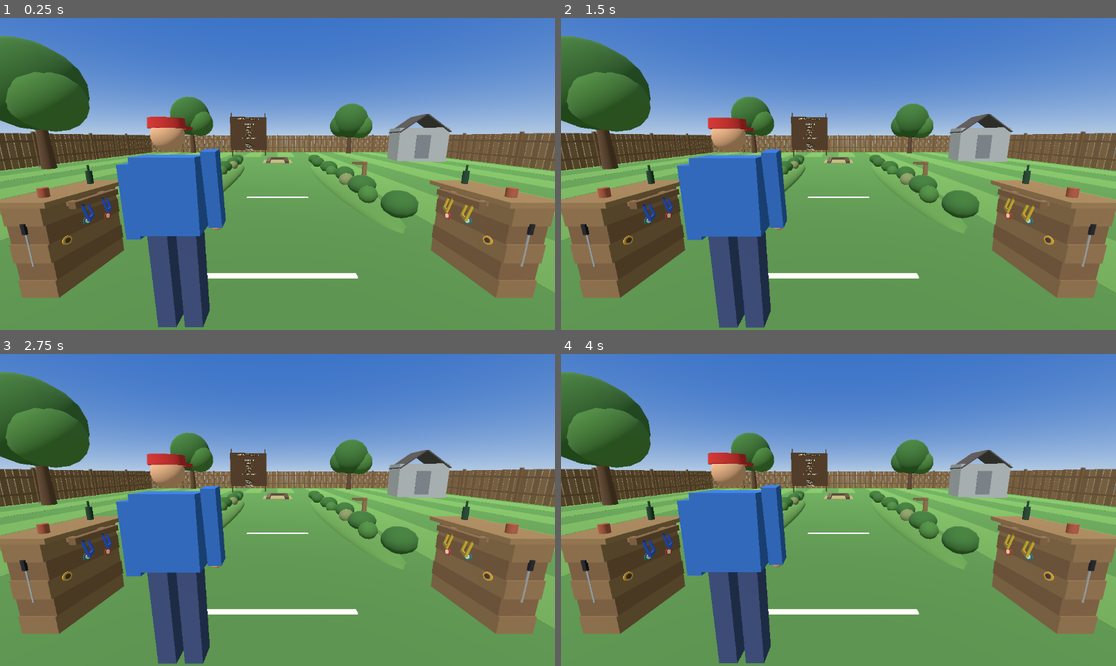
Above: before the commit, frames 1-4 (two rows, left to right).
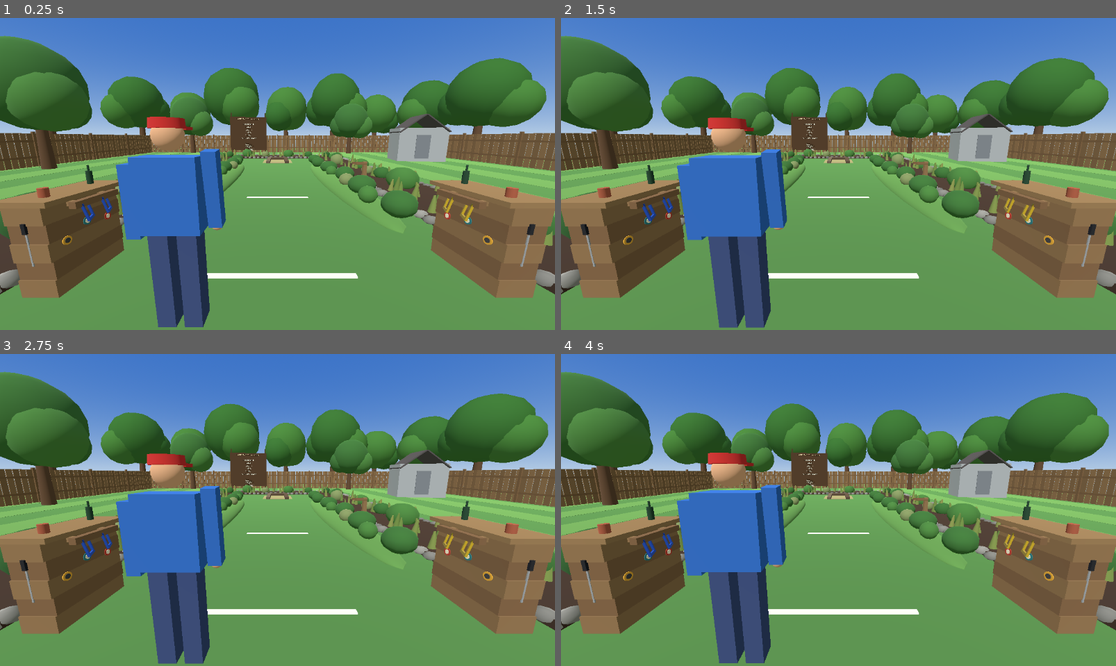
Above: after the commit, the same moments.

Repository: SibioJak/vr-horseshoes
Game: Godot game, scene res://main.tscn
Same seed, same stepped clock (60 frames per second), same inputs: the game is played once before the commit and once after it.
Inputs:
- Up to frame 1 (0.25 s): no input
- Up to frame 2 (1.5 s): no input
- Up to frame 3 (2.75 s): no input
- Up to frame 4 (4 s): no input

The runs differ from the first frame. In frame 1, 13% of the frame differs, in the area x 0-100%, y 12-89%; in frame 2, 13%; in frame 3, 13%; in frame 4, 13%.

Commit message:
Stage 2 / Stage A (checkpoint 1): the ground - planting beds, stone edging, background tree line with sway
Mulched beds ring the yard outside the berm rows and behind the pit
(layout as data tables in main.gd; irregular stone edging walked along
the bed edges; shrubs in three low-poly forms, ornamental grass tufts
and restrained flower clusters ride in as coloured MultiMeshes - one
draw call per family). Beyond the fence, 17 background trees in the
yard's established forms; their canopies wear a sway shader (GPU TIME,
world-position phase, ~1-2 degrees of lean, no per-frame script).
Everything visual only - no collision anywhere; stations, peg, board,
pit and berms untouched. Logic suite gains the numeric footprint
guards: beds vs corridor/box/station/peg/pit keep-outs, trees beyond
the fence and on the ground plane. Logic 280/280.

Diff:
--- a/scripts/main.gd
+++ b/scripts/main.gd
@@ -1146,6 +1146,339 @@
 				0.39 if big else 0.35, float(shrub_z[i]))
 			shrub.scale = Vector3(sxz, 0.8 if big else 0.85, sxz)
 			row.add_child(shrub)
+
+	_build_stage_a()
+
+
+## Stage 2 / Stage A - THE GROUND (Chris's living perimeter,
+## first judgeable stage): mulched planting beds with irregular
+## stone edging ring the yard outside the berm rows and across
+## the far end behind the pit, and a tree line stands beyond
+## the fence with a slow canopy sway. Stage B (pavilion, fire
+## pit, time of day, birds, sand plume) is a LATER pass - none
+## of it is built here. Everything in this stage is VISUAL
+## ONLY: plain mesh instances and MultiMeshes, no collision
+## anywhere, no script per frame beyond the sway shader's own
+## TIME. The layout lives in the two static tables below so
+## the logic suite can guard every footprint numerically
+## against the corridor, the stations, the peg and the pit.
+## The BUBBA stations, the peg, the board and the berms are
+## untouched in position and function - the stations' fate is
+## Chris's verdict on this stage's look.
+
+## Bed rectangles as [x0, z0, x1, z1]. Side beds sit outside
+## the berm rows (berm outer toe |x| 2.60; station timbers
+## reach |x| 2.54, the peg post 2.31 - both clear of the inner
+## edge at 2.78); the far bed crosses behind the pit, clear of
+## the back tie's outer face (z -13.35) and of the board
+## (z -16.2), with grass gaps both sides of it.
+static func stage_a_bed_rects() -> Array:
+	return [
+		[-4.60, -13.85, -2.78, 1.80],
+		[2.78, -13.85, 4.60, 1.80],
+		[-4.60, -15.70, 4.60, -13.85],
+	]
+
+
+## Background tree line: [position, scale] pairs. Every trunk
+## stands OUTSIDE the fence rectangle (x +/-13, z -20/+7) and
+## on the ground plane (x +/-20, z -30..18).
+static func stage_a_tree_spots() -> Array:
+	return [
+		[Vector3(-16.0, 0.0, -23.5), 1.75],
+		[Vector3(-10.5, 0.0, -24.5), 1.45],
+		[Vector3(-5.0, 0.0, -22.8), 1.90],
+		[Vector3(1.0, 0.0, -24.0), 1.55],
+		[Vector3(6.5, 0.0, -23.2), 1.80],
+		[Vector3(12.0, 0.0, -24.6), 1.40],
+		[Vector3(17.0, 0.0, -23.0), 1.65],
+		[Vector3(-16.5, 0.0, -14.0), 1.50],
+		[Vector3(-17.0, 0.0, -6.0), 1.80],
+		[Vector3(-16.0, 0.0, 3.0), 1.35],
+		[Vector3(16.5, 0.0, -16.0), 1.60],
+		[Vector3(17.0, 0.0, -7.0), 1.45],
+		[Vector3(16.0, 0.0, 2.0), 1.85],
+		[Vector3(-11.0, 0.0, 12.5), 1.55],
+		[Vector3(-3.0, 0.0, 13.5), 1.80],
+		[Vector3(5.0, 0.0, 12.0), 1.40],
+		[Vector3(13.0, 0.0, 13.0), 1.70],
+	]
+
+
+func _build_stage_a() -> void:
+	var stage_a := Node3D.new()
+	stage_a.name = "StageA"
+	scenery_root.add_child(stage_a)
+	# Fixed seed: the yard plants the same way every run, and
+	# the suites count on the placement staying put.
+	var rng := RandomNumberGenerator.new()
+	rng.seed = 20261107
+	_build_stage_a_beds(stage_a, rng)
+	_build_stage_a_trees(stage_a, rng)
+
+
+## One coloured MultiMesh from parallel transform/colour
+## lists - the stage's workhorse for anything planted or laid
+## by the dozen (stones, shrubs, tufts, flower dots): one
+## node, one mesh, one draw call per family.
+func _stage_a_multimesh(parent: Node, mname: String, mesh: Mesh,
+		tfs: Array, cols: Array) -> MultiMeshInstance3D:
+	var mm := MultiMesh.new()
+	mm.transform_format = MultiMesh.TRANSFORM_3D
+	mm.use_colors = true
+	mm.mesh = mesh
+	mm.instance_count = tfs.size()
+	for i: int in tfs.size():
+		var tf: Transform3D = tfs[i]
+		mm.set_instance_transform(i, tf)
+		var c: Color = cols[i]
+		mm.set_instance_color(i, c)
+	var mat := StandardMaterial3D.new()
+	mat.albedo_color = Color(1.0, 1.0, 1.0)
+	mat.vertex_color_use_as_albedo = true
+	var mmi := MultiMeshInstance3D.new()
+	mmi.name = mname
+	mmi.multimesh = mm
+	mmi.material_override = mat
+	parent.add_child(mmi)
+	return mmi
+
+
+func _build_stage_a_beds(parent: Node, rng: RandomNumberGenerator) -> void:
+	var beds := Node3D.new()
+	beds.name = "Beds"
+	parent.add_child(beds)
+	var mulch_mat := _mat(Color(0.24, 0.17, 0.11))
+	var rects: Array = stage_a_bed_rects()
+	for rect: Array in rects:
+		var bx0: float = float(rect[0])
+		var bz0: float = float(rect[1])
+		var bx1: float = float(rect[2])
+		var bz1: float = float(rect[3])
+		_box(beds, Vector3((bx0 + bx1) * 0.5, 0.05, (bz0 + bz1) * 0.5),
+			Vector3(bx1 - bx0, 0.10, bz1 - bz0), mulch_mat)
+
+	# --- Stone edging: irregular low-poly stones walked along
+	# the U's inner and outer edges plus the two end caps at
+	# the pitching end - the design feed's hand-laid border.
+	# One unit-sphere mesh squashed per stone; grey varies per
+	# instance.
+	var inner_line: Array = [Vector2(2.78, 1.80), Vector2(2.78, -13.85),
+		Vector2(-2.78, -13.85), Vector2(-2.78, 1.80)]
+	var outer_line: Array = [Vector2(4.60, 1.80), Vector2(4.60, -15.70),
+		Vector2(-4.60, -15.70), Vector2(-4.60, 1.80)]
+	var stone_segs: Array = []
+	for li: int in inner_line.size() - 1:
+		var ia: Vector2 = inner_line[li]
+		var ib: Vector2 = inner_line[li + 1]
+		stone_segs.append([ia, ib])
+	for li: int in outer_line.size() - 1:
+		var oa: Vector2 = outer_line[li]
+		var ob: Vector2 = outer_line[li + 1]
+		stone_segs.append([oa, ob])
+	stone_segs.append([Vector2(2.78, 1.80), Vector2(4.60, 1.80)])
+	stone_segs.append([Vector2(-4.60, 1.80), Vector2(-2.78, 1.80)])
+	var stone_tfs: Array = []
+	var stone_cols: Array = []
+	for seg: Array in stone_segs:
+		var a2: Vector2 = seg[0]
+		var b2: Vector2 = seg[1]
+		var seg_len: float = a2.distance_to(b2)
+		var dir2: Vector2 = (b2 - a2) / seg_len
+		var perp2 := Vector2(-dir2.y, dir2.x)
+		var d: float = 0.15
+		while d < seg_len - 0.05:
+			var p2: Vector2 = a2 + dir2 * d + perp2 * rng.randf_range(-0.03, 0.03)
+			var s: float = rng.randf_range(0.11, 0.17)
+			var eul := Vector3(rng.randf_range(-0.15, 0.15),
+				rng.randf_range(0.0, TAU), rng.randf_range(-0.15, 0.15))
+			stone_tfs.append(Transform3D(
+				Basis.from_euler(eul).scaled(Vector3(s, s * 0.55, s * 0.85)),
+				Vector3(p2.x, 0.085, p2.y)))
+			var g: float = rng.randf_range(0.42, 0.60)
+			stone_cols.append(Color(g, g * 0.99, g * 0.96))
+			d += rng.randf_range(0.26, 0.34)
+	var stone_mesh := SphereMesh.new()
+	stone_mesh.radius = 1.0
+	stone_mesh.height = 2.0
+	stone_mesh.radial_segments = 7
+	stone_mesh.rings = 4
+	_stage_a_multimesh(beds, "Stones", stone_mesh, stone_tfs, stone_cols)
+
+	# --- Shrubs: three low-poly forms in the yard's greens,
+	# dotted down each bed's length - variety by form, scale,
+	# yaw and tint, the lane rows' language grown denser.
+	var shrub_radii: Array = [0.34, 0.26, 0.30]
+	var shrub_pal: Array = [Color(0.22, 0.42, 0.18), Color(0.27, 0.48, 0.21),
+		Color(0.48, 0.54, 0.34), Color(0.17, 0.35, 0.15)]
+	var shrub_tfs: Array = [[], [], []]
+	var shrub_cols: Array = [[], [], []]
+	var shrub_pts: Array = []
+	for rect: Array in rects:
+		var x0: float = float(rect[0])
+		var z0: float = float(rect[1])
+		var x1: float = float(rect[2])
+		var z1: float = float(rect[3])
+		var w: float = x1 - x0
+		var dep: float = z1 - z0
+		var n_shrubs: int = int(maxf(w, dep) / 1.35)
+		for i: int in n_shrubs:
+			var t: float = (float(i) + 0.5 + rng.randf_range(-0.25, 0.25)) / float(n_shrubs)
+			var px: float
+			var pz: float
+			if dep >= w:
+				px = (x0 + x1) * 0.5 + rng.randf_range(-0.45, 0.45)
+				pz = z0 + t * dep
+			else:
+				px = x0 + t * w
+				pz = (z0 + z1) * 0.5 + rng.randf_range(-0.40, 0.40)
+			var form: int = rng.randi_range(0, 2)
+			var r: float = float(shrub_radii[form])
+			var sc: float = rng.randf_range(0.85, 1.35)
+			var ys: float = rng.randf_range(0.72, 0.90)
+			var pos := Vector3(px, 0.10 + r * sc * ys * 0.72, pz)
+			var form_tfs: Array = shrub_tfs[form]
+			form_tfs.append(Transform3D(
+				Basis.from_euler(Vector3(0.0, rng.randf_range(0.0, TAU), 0.0)).scaled(Vector3(sc, sc * ys, sc)),
+				pos))
+			var form_cols: Array = shrub_cols[form]
+			var pc: Color = shrub_pal[rng.randi_range(0, shrub_pal.size() - 1)]
+			form_cols.append(pc)
+			shrub_pts.append(pos)
+	var shrub_segs: Array = [9, 9, 7]
+	var shrub_rings: Array = [6, 6, 5]
+	for form: int in 3:
+		var sm := SphereMesh.new()
+		var sr: float = float(shrub_radii[form])
+		sm.radius = sr
+		sm.height = sr * 2.0
+		sm.radial_segments = int(shrub_segs[form])
+		sm.rings = int(shrub_rings[form])
+		_stage_a_multimesh(beds, "Shrubs%d" % form, sm, shrub_tfs[form], shrub_cols[form])
+
+	# --- Ornamental grass tufts: tapered straw-green spikes,
+	# scattered through the beds at ~2 per square metre.
+	var tuft_tfs: Array = []
+	var tuft_cols: Array = []
+	var tuft_straw := Color(0.52, 0.55, 0.28)
+	var tuft_green := Color(0.38, 0.50, 0.22)
+	for rect: Array in rects:
+		var x0: float = float(rect[0])
+		var z0: float = float(rect[1])
+		var x1: float = float(rect[2])
+		var z1: float = float(rect[3])
+		var n_tufts: int = int((x1 - x0) * (z1 - z0) * 2.0)
+		for i: int in n_tufts:
+			var sc: float = rng.randf_range(0.8, 1.35)
+			var eul := Vector3(rng.randf_range(-0.12, 0.12),
+				rng.randf_range(0.0, TAU), rng.randf_range(-0.12, 0.12))
+			tuft_tfs.append(Transform3D(
+				Basis.from_euler(eul).scaled(Vector3(sc, sc, sc)),
+				Vector3(rng.randf_range(x0 + 0.18, x1 - 0.18),
+					0.10 + 0.21 * sc - 0.05,
+					rng.randf_range(z0 + 0.18, z1 - 0.18))))
+			tuft_cols.append(tuft_straw.lerp(tuft_green, rng.randf()))
+	var tuft_mesh := CylinderMesh.new()
+	tuft_mesh.top_radius = 0.02
+	tuft_mesh.bottom_radius = 0.09
+	tuft_mesh.height = 0.42
+	tuft_mesh.radial_segments = 7
+	_stage_a_multimesh(beds, "Tufts", tuft_mesh, tuft_tfs, tuft_cols)
+
+	# --- Flowering accents: small dot clusters at shrub bases,
+	# one restrained colour per cluster (white, lavender,
+	# muted coral, soft yellow - the feed's planting palette).
+	var flower_pal: Array = [Color(0.92, 0.90, 0.85), Color(0.62, 0.55, 0.78),
+		Color(0.80, 0.45, 0.38), Color(0.85, 0.72, 0.35)]
+	var flower_tfs: Array = []
+	var flower_cols: Array = []
+	for pt: Vector3 in shrub_pts:
+		if rng.randf() > 0.65:
+			continue
+		var fc: Color = flower_pal[rng.randi_range(0, flower_pal.size() - 1)]
+		var n_dots: int = rng.randi_range(4, 7)
+		for i: int in n_dots:
+			var off := Vector3(rng.randf_range(-0.34, 0.34), 0.0,
+				rng.randf_range(-0.34, 0.34))
+			if off.length() > 0.36:
+				continue
+			var sc: float = rng.randf_range(0.8, 1.3)
+			flower_tfs.append(Transform3D(
+				Basis.from_euler(Vector3.ZERO).scaled(Vector3(sc, sc, sc)),
+				Vector3(pt.x + off.x, rng.randf_range(0.16, 0.36), pt.z + off.z)))
+			flower_cols.append(fc.lightened(rng.randf_range(0.0, 0.15)))
+	var flower_mesh := SphereMesh.new()
+	flower_mesh.radius = 0.035
+	flower_mesh.height = 0.07
+	flower_mesh.radial_segments = 6
+	flower_mesh.rings = 4
+	_stage_a_multimesh(beds, "Flowers", flower_mesh, flower_tfs, flower_cols)
+
+
+func _build_stage_a_trees(parent: Node, rng: RandomNumberGenerator) -> void:
+	var trees := Node3D.new()
+	trees.name = "Trees"
+	parent.add_child(trees)
+	# Yard trees' forms, one shared trunk and one shared unit
+	# canopy; the canopies wear the sway shader (see
+	# sway_canopy.gdshader) - the ONLY thing in the yard that
+	# moves, and it moves on the GPU.
+	var trunk_mat := _mat(Color(0.35, 0.25, 0.16))
+	var trunk_mesh := CylinderMesh.new()
+	trunk_mesh.top_radius = 0.14
+	trunk_mesh.bottom_radius = 0.22
+	trunk_mesh.height = 2.2
+	trunk_mesh.radial_segments = 8
+	var canopy_mesh := SphereMesh.new()
+	canopy_mesh.radius = 1.0
+	canopy_mesh.height = 2.0
+	canopy_mesh.radial_segments = 10
+	canopy_mesh.rings = 7
+	var sway_shader: Shader = load("res://scripts/sway_canopy.gdshader")
+	var leaf_mats: Array = []
+	for c: Color in [Color(0.22, 0.42, 0.18), Color(0.27, 0.48, 0.21)]:
+		var sm := ShaderMaterial.new()
+		sm.shader = sway_shader
+		sm.set_shader_parameter("albedo", c)
+		leaf_mats.append(sm)
+	var blobs: Array = [
+		[Vector3(0.0, 3.1, 0.0), 1.6],
+		[Vector3(0.85, 2.55, 0.3), 1.1],
+		[Vector3(-0.8, 2.65, -0.35), 1.05],
+	]
+	var spots: Array = stage_a_tree_spots()
+	var tree_i: int = 0
+	for spot: Array in spots:
+		tree_i += 1
+		var tp: Vector3 = spot[0]
+		var sc: float = float(spot[1])
+		var tree := Node3D.new()
+		tree.name = "BGTree%d" % tree_i
+		tree.position = tp
+		# A whisper of per-tree yaw so the shared blob layout
+		# never reads as stamped copies down the line.
+		tree.rotation.y = rng.randf_range(0.0, TAU)
+		trees.add_child(tree)
+		var trunk := MeshInstance3D.new()
+		trunk.name = "Trunk"
+		trunk.mesh = trunk_mesh
+		trunk.material_override = trunk_mat
+		trunk.position = Vector3(0.0, 1.1 * sc, 0.0)
+		trunk.scale = Vector3.ONE * sc
+		tree.add_child(trunk)
+		var blob_i: int = 0
+		for blob: Array in blobs:
+			blob_i += 1
+			var bp: Vector3 = blob[0]
+			var br: float = float(blob[1]) * sc
+			var can := MeshInstance3D.new()
+			can.name = "Canopy"
+			can.mesh = canopy_mesh
+			var lm: Material = leaf_mats[(tree_i + blob_i) % leaf_mats.size()]
+			can.material_override = lm
+			can.position = bp * sc
+			can.scale = Vector3.ONE * br
+			tree.add_child(can)
 
 
 func _build_rig() -> void:
--- /dev/null
+++ b/scripts/sway_canopy.gdshader
@@ -0,0 +1,26 @@
+shader_type spatial;
+render_mode diffuse_lambert, specular_disabled;
+
+// Stage A background-canopy sway: the whole canopy leans a
+// degree or two on a slow wander (dominant period ~14 s),
+// phased by world position so no two trees move together.
+// GPU only - TIME drives it, no script touches a tree per
+// frame. Displacement grows with local height in the unit
+// canopy sphere (base still, crown moving), which reads as a
+// lean about the canopy's base rather than a slide.
+uniform vec4 albedo : source_color = vec4(0.24, 0.44, 0.19, 1.0);
+uniform float sway_amp = 0.045;
+
+void vertex() {
+	vec4 wp = MODEL_MATRIX * vec4(VERTEX, 1.0);
+	float phase = wp.x * 0.37 + wp.z * 0.53;
+	float h = clamp(VERTEX.y * 0.5 + 0.5, 0.0, 1.0);
+	vec2 drift = vec2(
+		sin(TIME * 0.45 + phase) + 0.5 * sin(TIME * 0.83 + phase * 1.7),
+		cos(TIME * 0.34 + phase * 1.3) + 0.5 * sin(TIME * 0.61 + phase * 0.6));
+	VERTEX.xz += drift * sway_amp * h;
+}
+
+void fragment() {
+	ALBEDO = albedo.rgb;
+}
--- a/tests/run_tests.gd
+++ b/tests/run_tests.gd
@@ -790,6 +790,63 @@
 		"AI release: one flip revolution per flight at the FLIGHT_T cadence, about the travel frame's lateral axis")
 
 
+## Stage A layout guards (Stage 2, the ground): the planting
+## beds and background tree line are visual-only dressing whose
+## layout lives as data tables in main.gd - guard the DATA
+## numerically here (the smoke suite guards the built tree):
+## no bed may touch the lane corridor, the pitcher's box zone,
+## a station envelope, the peg envelope, or the pit itself,
+## and every background trunk must stand outside the fence and
+## on the ground plane.
+func rects_overlap(a: Array, b: Array) -> bool:
+	return float(a[0]) < float(b[2]) and float(a[2]) > float(b[0]) \
+		and float(a[1]) < float(b[3]) and float(a[3]) > float(b[1])
+
+
+func test_stage_a_layout() -> void:
+	var main_script: GDScript = load("res://scripts/main.gd")
+	var beds: Array = main_script.stage_a_bed_rects()
+	check(beds.size() == 3, "Stage A: three planting beds ring the yard (%d)" % beds.size())
+	# Keep-out rects [x0, z0, x1, z1], each already carrying
+	# its safety margin: the lane corridor (the apron the FP10
+	# dressing rules keep bare), the pitcher's box zone around
+	# the stake, both stations' timber envelopes, the 30 ft
+	# peg post's envelope, and the pit + ties themselves.
+	var keep_outs: Array = [
+		[-2.30, -11.30, 2.30, 1.60],
+		[-1.22, -13.41, 1.22, -10.98],
+		[-2.62, -1.62, 2.62, -0.28],
+		[1.78, -4.52, 2.58, -3.42],
+		[-0.70, -13.40, 0.70, -10.99],
+	]
+	for bi: int in beds.size():
+		var bed: Array = beds[bi]
+		for ki: int in keep_outs.size():
+			var ko: Array = keep_outs[ki]
+			check(not rects_overlap(bed, ko),
+				"Stage A: bed %d clears keep-out %d" % [bi, ki])
+	# Side beds: inner edge outside the berm toe (|x| 2.60)
+	# and the station timbers' reach (2.54).
+	for bi: int in 2:
+		var bed: Array = beds[bi]
+		check(float(bed[2]) <= -2.70 or float(bed[0]) >= 2.70,
+			"Stage A: side bed %d inner edge clears the berms and stations" % bi)
+	# Far bed: behind the pit's back tie (outer face -13.35),
+	# short of the board (z -16.2).
+	var far_bed: Array = beds[2]
+	check(float(far_bed[3]) <= -13.80 and float(far_bed[1]) >= -15.90,
+		"Stage A: the far bed sits behind the pit, clear of pit and board")
+	# Tree line: outside the fence rectangle, on the ground.
+	var spots: Array = main_script.stage_a_tree_spots()
+	check(spots.size() == 17, "Stage A: the tree line stands (%d trees)" % spots.size())
+	for spot: Array in spots:
+		var tp: Vector3 = spot[0]
+		check(absf(tp.x) > 13.2 or tp.z < -20.2 or tp.z > 7.2,
+			"Stage A: tree at %s stands beyond the fence" % str(tp))
+		check(absf(tp.x) <= 19.5 and tp.z >= -29.5 and tp.z <= 17.5,
+			"Stage A: tree at %s stands on the ground plane" % str(tp))
+
+
 func _run() -> void:
 	test_release_math()
 	test_angular_math()
@@ -808,6 +865,7 @@
 	test_api_guard()
 	test_scoring()
 	test_ai_release()
+	test_stage_a_layout()
 	var shoe_node := Shoe.new()
 	root.add_child(shoe_node)
 	await physics_frame
